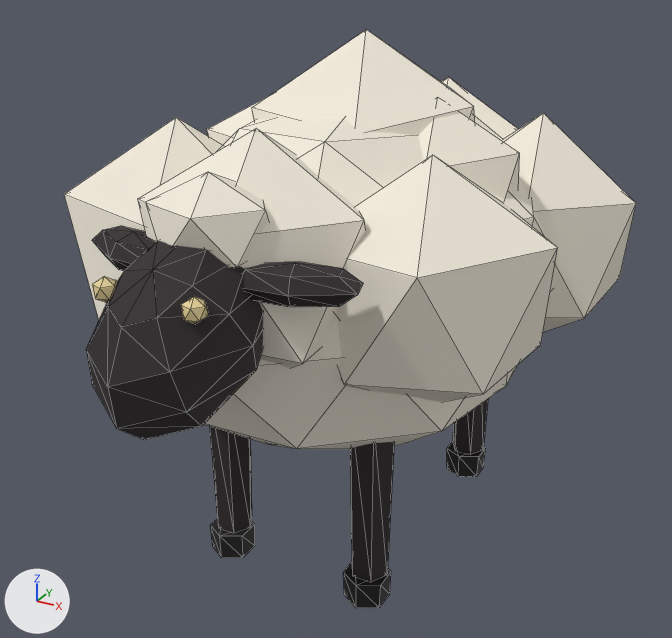
The glTF model public/assets/sheep.glb, before and after one commit.
Camera for both pictures: a 50 mm lens placed at (0.872, -1.702, 1.327), pointed at (0.004, -0.123, 0.537). The lights are fixed; the arrows at lower left show +X, +Y and +Z. The first picture is the older version. Mesh edges are drawn as thin lines. Where no turn or scale is listed for an object, it has been applied to the vertices. Vertices at exactly the same position are counted once.

Before the edit, the objects in view are built like this:
```python
me_body = bpy.data.meshes.new('body')
me_body.from_pydata(...)  # 162 vertices, 280 faces; spans x -0.527..0.516, y -0.597..0.691, z -0.412..0.489
me_body.materials.append(mat_wool)  # pale yellow #f1eadb
me_head = bpy.data.meshes.new('head')
me_head.from_pydata(...)  # 118 vertices, 212 faces; spans x -0.267..0.267, y -0.306..0.066, z -0.184..0.208
# faces by material slot: [152, 20, 40]
me_head.materials.append(mat_sheep_face)  # black #2b2427
me_head.materials.append(mat_wool)  # pale yellow #f1eadb
me_head.materials.append(mat_sheep_eye)  # beige #e8d49a
me_leg_fr = bpy.data.meshes.new('leg_fr')
me_leg_fr.from_pydata(...)  # a 6-sided cut cone along z (radius 0.042 at the low end, 0.05 at the high end) spanning x -0.05..0.05, y -0.043..0.043, z -0.34..0.05, material slot 0; a 6-sided cut cone along z (radius 0.048 at the low end, 0.05 at the high end) spanning x -0.043..0.043, y -0.06..0.04, z -0.4..-0.34, material slot 1
me_leg_fr.materials.append(mat_sheep_face)  # black #2b2427
me_leg_fr.materials.append(mat_hoof)  # black #1c1719
ob_body = bpy.data.objects.new('body', me_body)
ob_body.location = (0.0, 0.0, 0.62)
ob_head = bpy.data.objects.new('head', me_head)
ob_head.location = (0.0, -0.5, 0.74)
ob_leg_fr = bpy.data.objects.new('leg_fr', me_leg_fr)
ob_leg_fr.location = (-0.17, -0.28, 0.4)
# also in view: 'leg_bl' at (0.17, 0.272, 0.225); 'leg_fl' at (0.17, -0.288, 0.225)
```
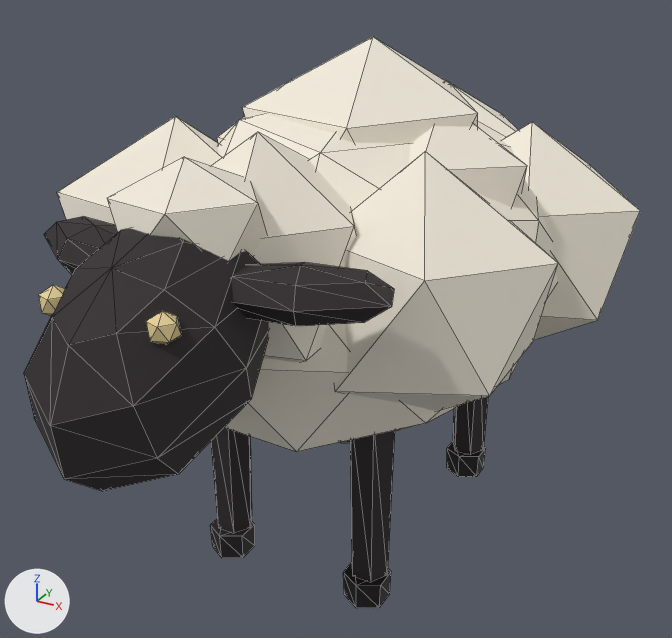
Pixel boxes [x1, y1, x2, y2] of what changed, in the pictures (672 x 638 px; the box of a moved part takes in the faces that stretch with it):
```json
{"object": "body", "change": "reshaped", "before": [64, 30, 636, 449], "after": [57, 37, 640, 452]}
{"object": "head", "change": "reshaped, moved", "before": [86, 172, 363, 440], "after": [24, 157, 394, 491], "on screen": "33% wider, 25% taller"}
{"part": 2, "of": "me_head", "change": "moved or reshaped", "before": [86, 240, 263, 440], "after": [24, 228, 269, 491]}
{"part": 3, "of": "me_head", "change": "moved or reshaped", "before": [181, 297, 209, 324], "after": [146, 311, 181, 344]}
{"part": 4, "of": "me_head", "change": "moved or reshaped", "before": [92, 276, 117, 302], "after": [38, 285, 65, 316]}
{"part": 5, "of": "me_head", "change": "moved or reshaped", "before": [92, 172, 363, 307], "after": [44, 157, 394, 326]}
```

Scene script edits in JSON lines:
```json
{"block": "me_body", "where": "# used by ob_body; location = (0.0, 0.0, 0.62)"}
{"op": "remove", "block": "me_body", "code": "me_body.from_pydata(...)  # 162 vertices, 280 faces; spans x -0.527..0.516, y -0.597..0.691, z -0.412..0.489"}
{"op": "add", "block": "me_body", "code": "me_body.from_pydata(...)  # 162 vertices, 280 faces; spans x -0.519..0.529, y -0.603..0.687, z -0.377..0.474"}
{"block": "me_body", "change": "me_body part 1: 162 of 162 vertices moved; they spanned x -0.527..0.516, y -0.597..0.691, z -0.412..0.489 and now span x -0.519..0.529, y -0.603..0.687, z -0.377..0.474; mean shift (0.0, -0.001, 0.0)"}
{"block": "me_head", "where": "# used by ob_head; location = (0.0, -0.5, 0.74)"}
{"op": "remove", "block": "me_head", "code": "me_head.from_pydata(...)  # 118 vertices, 212 faces; spans x -0.267..0.267, y -0.306..0.066, z -0.184..0.208"}
{"op": "add", "block": "me_head", "code": "me_head.from_pydata(...)  # 118 vertices, 212 faces; spans x -0.342..0.342, y -0.382..0.082, z -0.222..0.244"}
{"block": "me_head", "change": "me_head part 2: the loose piece of 42 vertices spanning x -0.13..0.13, y -0.306..0.066, z -0.184..0.124 is scaled about its middle by (1.27, 1.25, 1.25), then moved by (0.0, -0.03, 0.0)"}
{"block": "me_head", "change": "me_head part 3: the loose piece of 12 vertices spanning x 0.065..0.105, y -0.219..-0.181, z 0.028..0.072 is scaled about its middle by 1.18, then moved by (0.015, -0.05, 0.01)"}
{"block": "me_head", "change": "me_head part 4: the loose piece of 12 vertices spanning x -0.105..-0.065, y -0.219..-0.181, z 0.028..0.072 is scaled about its middle by 1.18, then moved by (-0.015, -0.05, 0.01)"}
{"block": "me_head", "change": "me_head part 5: 52 of 118 vertices moved; they spanned x -0.267..0.267, y -0.129..0.06, z 0.015..0.208 and now span x -0.342..0.342, y -0.151..0.065, z 0.015..0.244; mean shift (-0.001, -0.01, 0.012); largest move (-0.267, -0.032, 0.05) -> (-0.342, -0.031, 0.06)"}
{"op": "set", "path": "ob_head.location", "old": "(0.0, -0.5, 0.74)", "new": "(0.0, -0.54, 0.74)"}
```
